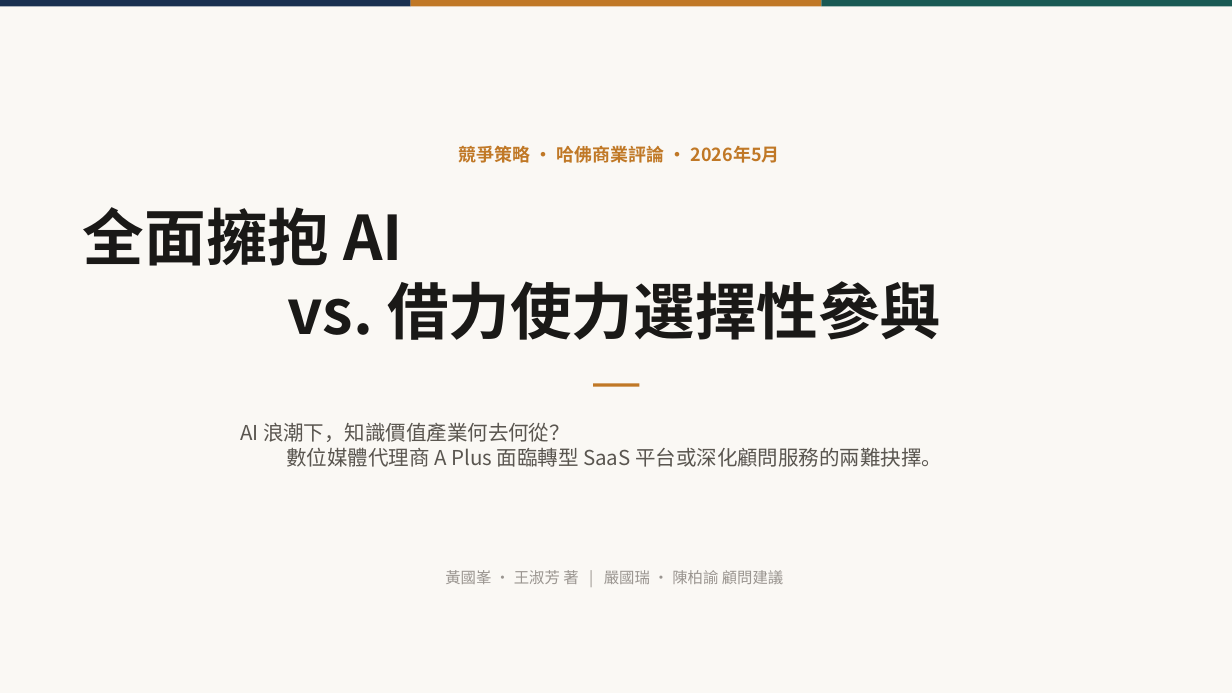
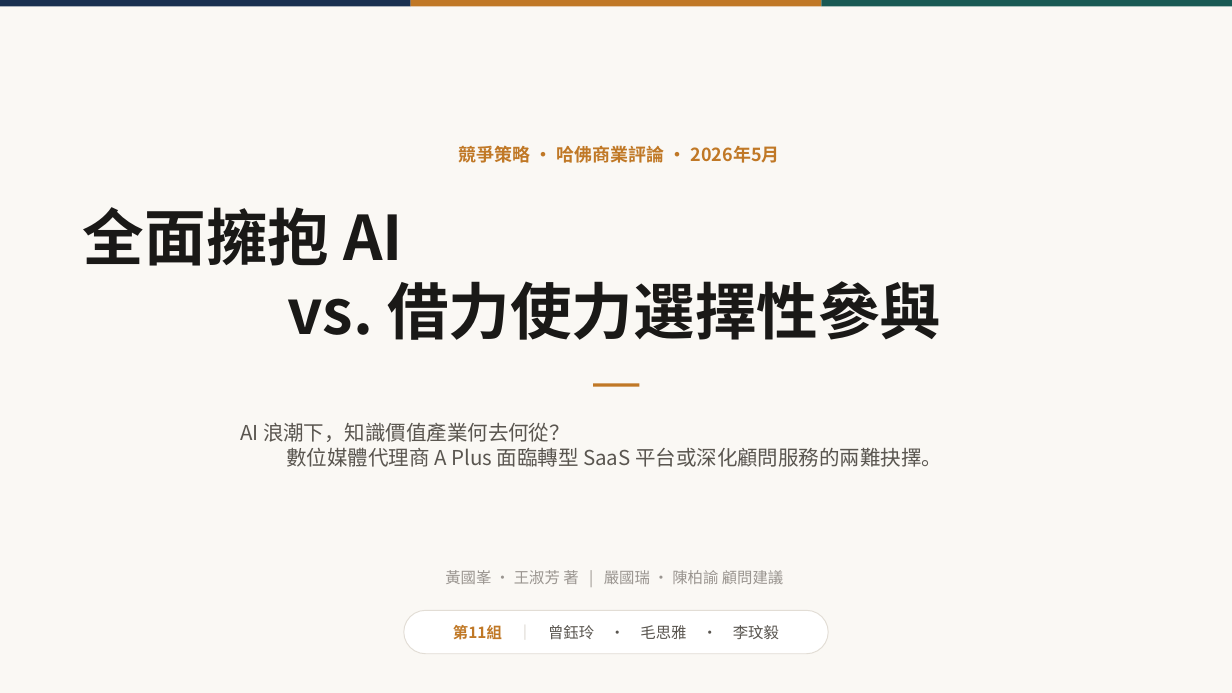
Before and after one commit to fsmroy/management_nycu, a slide deck: slide 1 of docs/ai_vs_interactive.pptx. Drawn at 1232x693 pixels with LibreOffice and Linux fonts; fonts in the diff are those of the drawing. Boxes give left, top, right and bottom in pixels: in the first picture for what was removed or moved away, otherwise in the second. Text is boxed around its words. In the diff, an @@ line names an element or a change of style, - is before the commit and + after.

Commit message:
更新 AI 與互動式簡報檔案內容

```diff
--- a/docs/ai_vs_interactive.pptx
+++ b/docs/ai_vs_interactive.pptx
@@ rounded rectangle added at (404,611,828,654), fill #FFFFFF, outline #E2DDD5 0.75 pt, 12 pt, text #5A5650 @@
+第11組 ｜ 曾鈺玲 · 毛思雅 · 李玟毅
```
